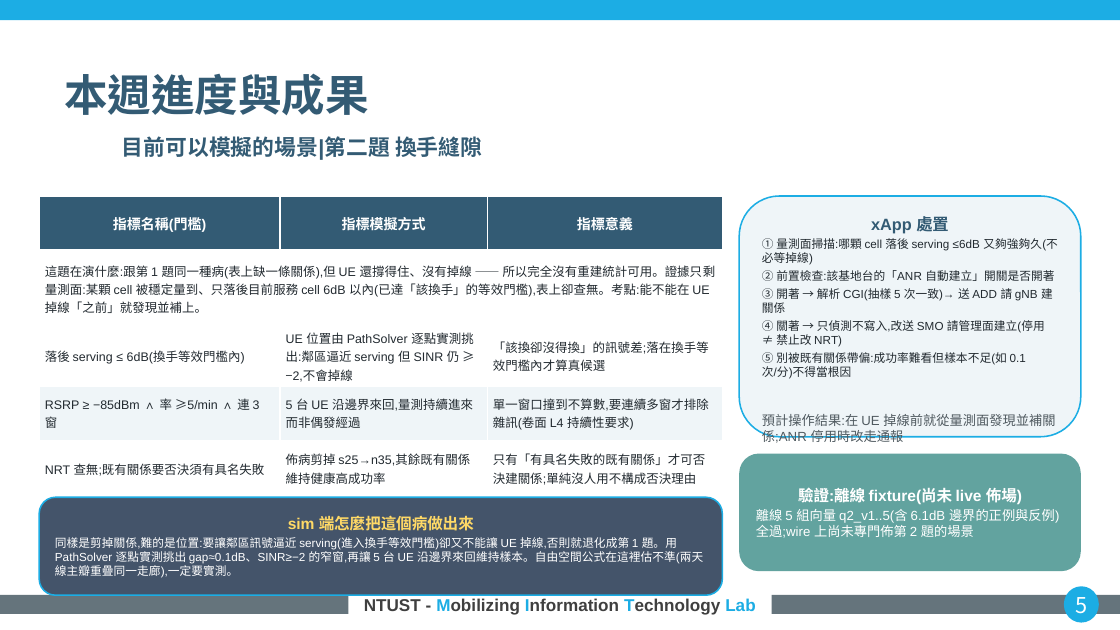
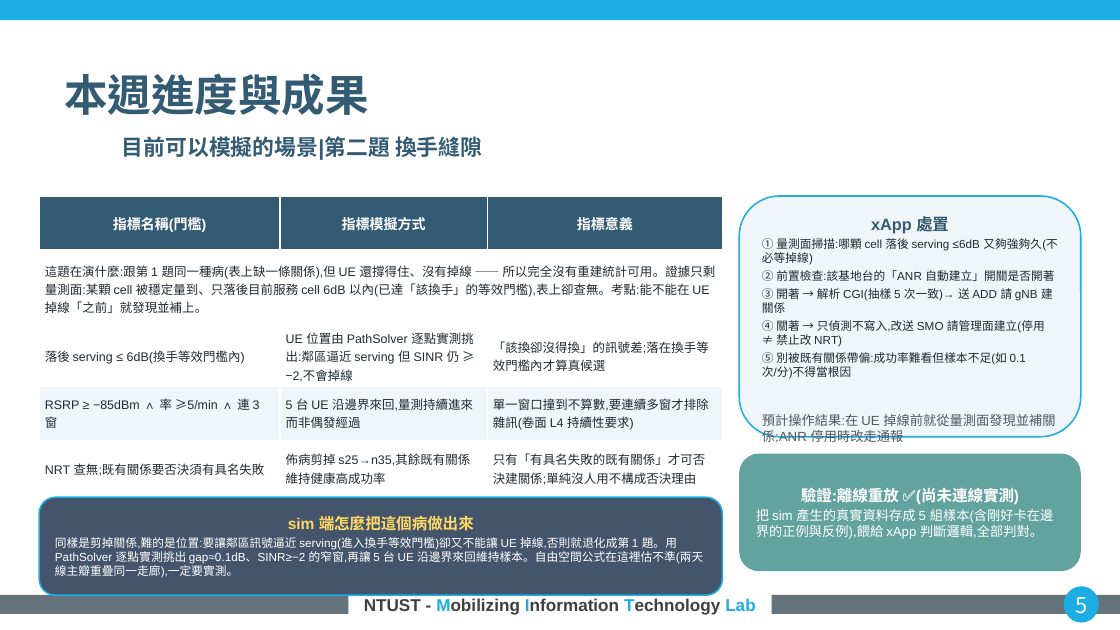
Before and after one commit to kimOuO/RAN-sim-OAI, a slide deck: slide 5 of docs/report/8_27_進度報告_v10十二題.pptx. Drawn at 1120x630 pixels with LibreOffice and Linux fonts; fonts in the diff are those of the drawing; background and template pictures are left out. Boxes give left, top, right and bottom in pixels: in the first picture for what was removed or moved away, otherwise in the second. Text is boxed around its words. In the diff, an @@ line names an element or a change of style, - is before the commit and + after.

```diff
--- a/docs/report/8_27_進度報告_v10十二題.pptx
+++ b/docs/report/8_27_進度報告_v10十二題.pptx
@@ text in rounded rectangle at (756, 488, 1054, 539): text changed @@
-驗證:離線 fixture(尚未 live 佈場)
-離線 5 組向量 q2_v1..5(含 6.1dB 邊界的正例與反例)全過;wire 上尚未專門佈第 2 題的場景
+驗證:離線重放 ✅(尚未連線實測)
+把 sim 產生的真實資料存成 5 組樣本(含剛好卡在邊界的正例與反例),餵給 xApp 判斷邏輯,全部判對。
```
Also in this commit, not shown: 4 other slides changed.
